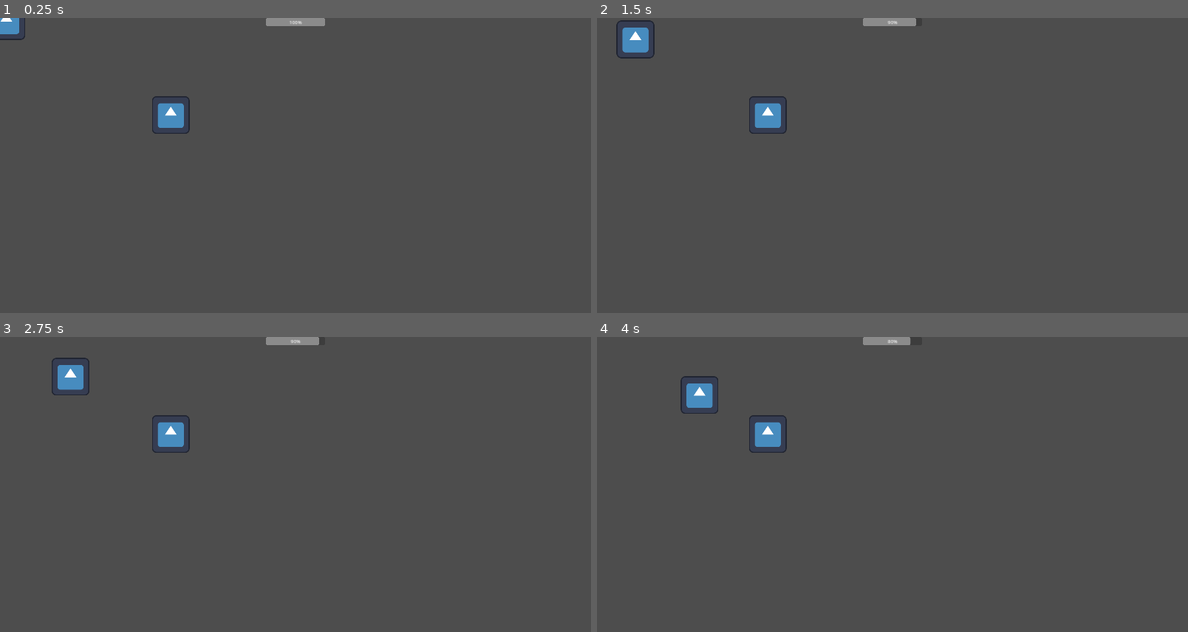
Above: before the commit, frames 1-4 (two rows, left to right).
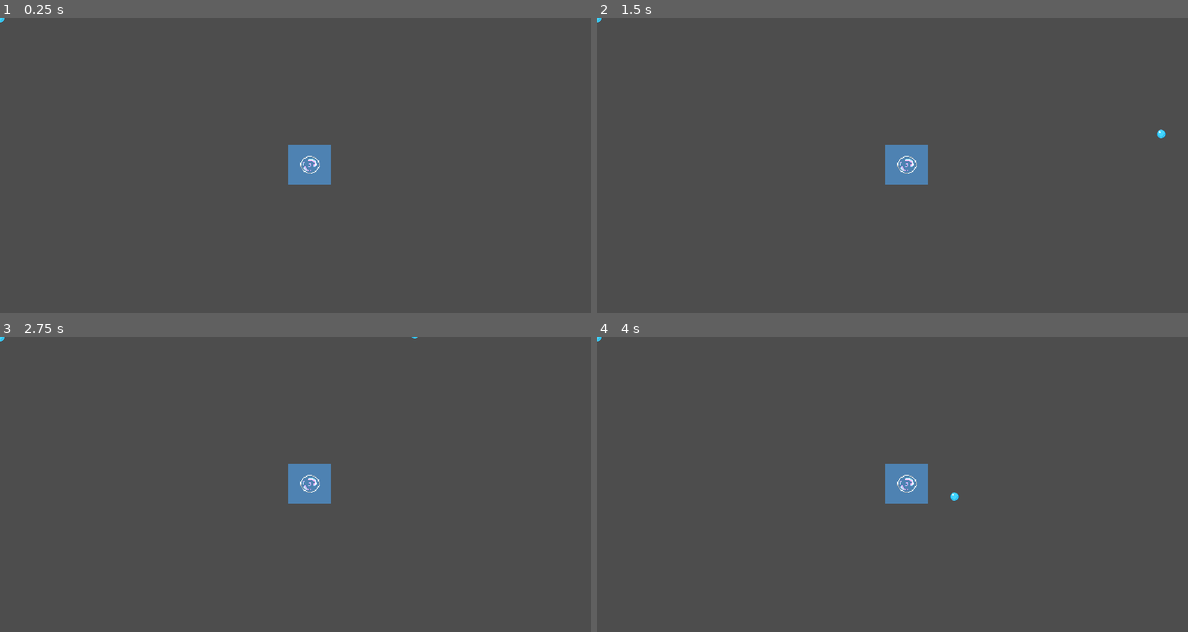
Above: after the commit, the same moments.

Repository: NadmanFaisal/HousingBubble
Game: Godot game, scene res://test.tscn
The game is run twice, just before and just after one commit, with the same random seed, the same clock (stepped at 60 frames per second) and the same inputs. Before the commit the project starts from res://scenes/main.tscn. The engine's default icon, where the game draws it, is replaced by a stand-in: a white triangle on a blue panel in a dark square.
Inputs (mouse positions are in pixels of both pictures, inside the frame that each line leads up to):
- Up to frame 1 (0.25 s): no input
- Up to frame 2 (1.5 s): move the mouse to (1022, 150) at 0.52 s; click (1022, 150) at 0.6 s; move the mouse to (774, 180) at 1.27 s; tap D (damageBubble) at 1.35 s
- Up to frame 3 (2.75 s): click (177, 499) at 1.55 s; move the mouse to (354, 419) at 2.02 s; click (354, 419) at 2.1 s
- Up to frame 4 (4 s): move the mouse to (862, 543) at 2.77 s; click (862, 543) at 2.85 s; move the mouse to (1069, 528) at 3.52 s; tap D (damageBubble) at 3.6 s; click (1069, 528) at 3.8 s

The runs differ from the first frame. In frame 1, 1.9% of the frame differs, in the area x 0-56%, y 0-57%; in frame 2, 2.2%, in the area x 0-97%, y 0-57%; in frame 3, 2.2%; in frame 4, 2.2%.

Commit message:
Implement Bubble shoot feature

Diff:
--- /dev/null
+++ b/BubbleBullet.tscn
@@ -0,0 +1,21 @@
+[gd_scene load_steps=4 format=3 uid="uid://k1bhegv47peg"]
+
+[ext_resource type="Script" path="res://bubble_bullet.gd" id="1_ykklp"]
+[ext_resource type="Texture2D" uid="uid://byynpcxiltfke" path="res://assets/pixel-illustration-water-drop-260nw-2104500737 Background Removed 2.png" id="2_jdyen"]
+
+[sub_resource type="CircleShape2D" id="CircleShape2D_i4n8n"]
+radius = 7.0
+
+[node name="BubbleBullet" type="Area2D"]
+script = ExtResource("1_ykklp")
+
+[node name="CollisionShape2D" type="CollisionShape2D" parent="."]
+position = Vector2(1, 1)
+shape = SubResource("CircleShape2D_i4n8n")
+
+[node name="Icon" type="Sprite2D" parent="."]
+position = Vector2(1.2, 1)
+scale = Vector2(0.15, 0.15)
+texture = ExtResource("2_jdyen")
+
+[node name="VisibleOnScreenNotifier2D" type="VisibleOnScreenNotifier2D" parent="."]
--- /dev/null
+++ b/bubble_bullet.gd
@@ -0,0 +1,20 @@
+extends Area2D
+
+const BULLET_SPEED= 1000
+@export var direction: Vector2
+
+func _ready() -> void:
+	pass
+
+func _process (delta: float) -> void:
+	var velocity = direction * BULLET_SPEED
+	position += velocity * delta
+
+
+#func _on_Bubble_Bullet_body_entered(body: Node) -> void:
+	#emit_signal("hit_target", body)
+	#queue_free()
+
+func _on_visible_on_screen_notifier_2d_screen_exited() -> void:
+	print("despawn")
+	queue_free()
--- a/project.godot
+++ b/project.godot
@@ -11,7 +11,7 @@
 [application]
 
 config/name="towerDefenseBubble"
-run/main_scene="res://scenes/main.tscn"
+run/main_scene="res://test.tscn"
 config/features=PackedStringArray("4.3", "Forward Plus")
 config/icon="res://assets/icon.svg"
 
@@ -28,3 +28,8 @@
 "events": [Object(InputEventKey,"resource_local_to_scene":false,"resource_name":"","device":-1,"window_id":0,"alt_press …(192 unchanged characters)…
 ]
 }
+shoot={
+"deadzone": 0.5,
+"events": [Object(InputEventMouseButton,"resource_local_to_scene":false,"resource_name":"","device":-1,"window_id":0,"alt_pressed":false,"shift_pressed":false,"ctrl_pressed":false,"meta_pressed":false,"button_mask":1,"position":Vector2(374, 31),"global_position":Vector2(393, 122),"factor":1.0,"button_index":1,"canceled":false,"pressed":true,"double_click":false,"script":null)
+]
+}
--- a/scenes/mob.tscn
+++ b/scenes/mob.tscn
@@ -7,7 +7,6 @@
 size = Vector2(124, 116)
 
 [node name="Mob" type="CharacterBody2D"]
-position = Vector2(0, -2)
 script = ExtResource("1_0w4q6")
 metadata/_edit_group_ = true
 
@@ -17,3 +16,6 @@
 
 [node name="Sprite2D" type="Sprite2D" parent="."]
 texture = ExtResource("1_cwva7")
+
+[node name="Marker2D" type="Marker2D" parent="."]
+position = Vector2(87, 0)
--- a/scenes/theBubble.tscn
+++ b/scenes/theBubble.tscn
@@ -1,17 +1,20 @@
-[gd_scene load_steps=4 format=3 uid="uid://bgj8lwuchbeha"]
+[gd_scene load_steps=5 format=3 uid="uid://bgj8lwuchbeha"]
 
 [ext_resource type="Script" path="res://scripts/area_2d.gd" id="1_ale75"]
-[ext_resource type="Texture2D" uid="uid://b6cdloq6itkp2" path="res://assets/icon.svg" id="2_5roio"]
+[ext_resource type="PackedScene" uid="uid://k1bhegv47peg" path="res://BubbleBullet.tscn" id="2_11cpe"]
+[ext_resource type="Texture2D" uid="uid://chat7bijk18ax" path="res://assets/bubble.png" id="2_wg1fv"]
 
 [sub_resource type="CircleShape2D" id="CircleShape2D_0lrjl"]
-radius = 83.7257
+radius = 97.0052
 
 [node name="TheBubble" type="Area2D"]
 script = ExtResource("1_ale75")
+bulletScene = ExtResource("2_11cpe")
 metadata/_edit_group_ = true
 
 [node name="CollisionShape2D" type="CollisionShape2D" parent="."]
 shape = SubResource("CircleShape2D_0lrjl")
 
 [node name="Sprite2D" type="Sprite2D" parent="."]
-texture = ExtResource("2_5roio")
+scale = Vector2(0.231629, 0.216454)
+texture = ExtResource("2_wg1fv")
--- a/scripts/area_2d.gd
+++ b/scripts/area_2d.gd
@@ -2,13 +2,16 @@
 signal damaged(by)
 signal killed()
 signal bubblePosition(bubPos)
+
 var screen_size
+@export var bulletScene: PackedScene
+var mouse
 
 const HP_MAX = 100.0
 var hp = HP_MAX
 # Called when the node enters the scene tree for the first time.
 func _ready() -> void:
-	screen_size = get_viewport_rect().size
+	pass
 
 
 # Called every frame. 'delta' is the elapsed time since the previous frame.
@@ -16,6 +19,12 @@
 	if Input.is_action_just_pressed("damageBubble"):
 		take_damage()
 	emit_signal("bubblePosition", global_position)
+	if Input.is_action_just_pressed("shoot"):
+		var mouse_position = get_viewport().get_mouse_position()
+		shoot()
+		emit_signal("bubblePosition", global_position)
+
+
 
 func take_damage():
 	var damage = 10.0
@@ -25,3 +34,23 @@
 		emit_signal("damaged", damage)
 	if hp <= 0.0:
 		emit_signal("killed")
+
+func shoot():
+	print("spawned")
+	var bullet = bulletScene.instantiate()
+	bullet.position = Vector2.ZERO
+
+	var mouse_position = get_viewport().get_mouse_position()
+	print(mouse_position)
+	bullet.direction = (mouse_position-position).normalized()
+
+
+
+
+	add_child(bullet)
+
+	#var mouse_position = get_global_mouse_position()
+	#var direction = (mouse_position - global_position).normalize()
+	#bullet.position = $Marker2D.global_position
+	#bullet.set_direction(direction)
+	#print(global_position)
--- /dev/null
+++ b/test.gd
@@ -0,0 +1,13 @@
+extends Node
+
+
+# Called when the node enters the scene tree for the first time.
+func _ready() -> void:
+	var camera = get_node("Camera2D")
+	camera.offset = Vector2(0,0)
+	camera.position = $Bubble.position
+
+
+# Called every frame. 'delta' is the elapsed time since the previous frame.
+func _process(delta: float) -> void:
+	pass
--- /dev/null
+++ b/test.tscn
@@ -0,0 +1,12 @@
+[gd_scene load_steps=3 format=3 uid="uid://cgjqarbmuje2l"]
+
+[ext_resource type="PackedScene" uid="uid://bgj8lwuchbeha" path="res://scenes/theBubble.tscn" id="2_xbh6t"]
+[ext_resource type="PackedScene" uid="uid://k1bhegv47peg" path="res://BubbleBullet.tscn" id="3_nqtjx"]
+
+[node name="Test" type="Node"]
+
+[node name="TheBubble" parent="." instance=ExtResource("2_xbh6t")]
+position = Vector2(1048, 497)
+
+[node name="BubbleBullet" parent="." instance=ExtResource("3_nqtjx")]
+position = Vector2(0, 1)
Binary file added: assets/bubble.png
Not shown, added: assets/bubble.png.import
Binary file added: assets/pixel-illustration-water-drop-260nw-2104500737 Background Removed 2.png
Not shown, added: assets/pixel-illustration-water-drop-260nw-2104500737 Background Removed 2.png.import
Not shown, added: .DS_Store
Not shown, added: assets/.DS_Store
